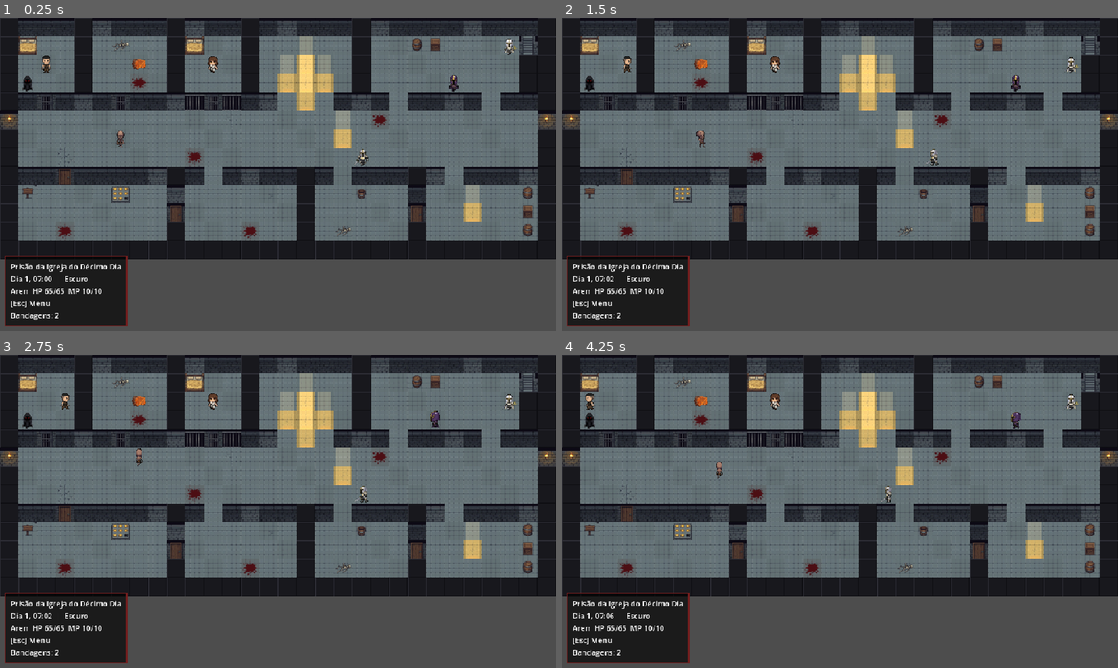
Above: before the commit, frames 1-4 (two rows, left to right).
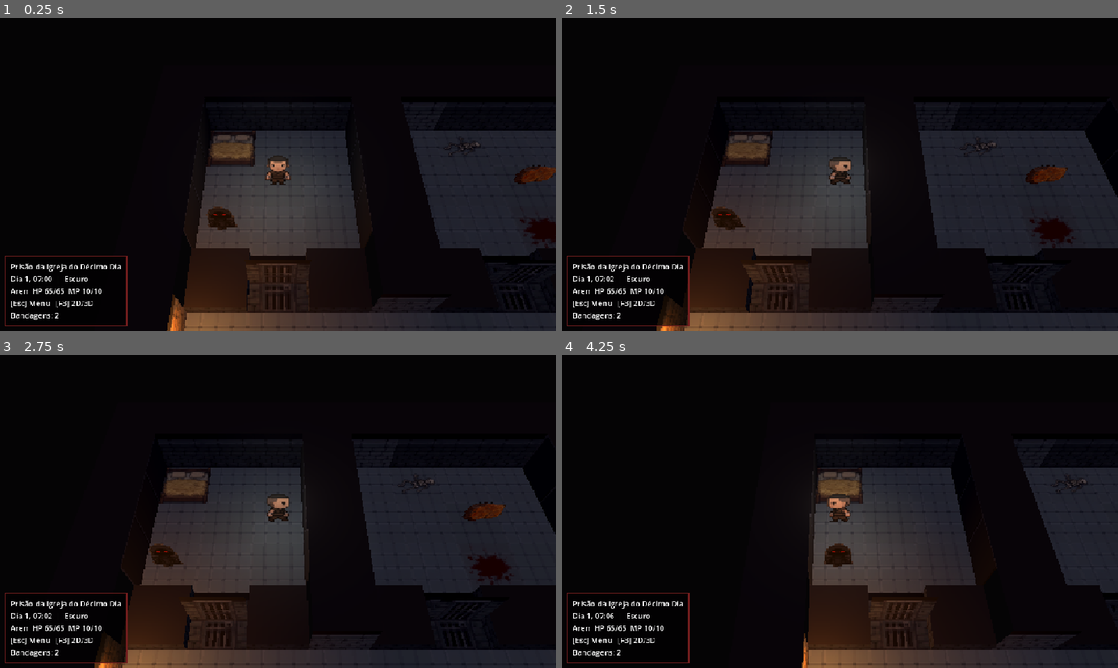
Above: after the commit, the same moments.

Repository: Mattos999/Aevorath-RPG
Game: Godot game, scene res://scenes/main.tscn
The game is run twice, just before and just after one commit, with the same random seed, the same clock (stepped at 60 frames per second) and the same inputs.
Inputs (mouse positions are in pixels of both pictures, inside the frame that each line leads up to):
- Up to frame 1 (0.25 s): no input
- Up to frame 2 (1.5 s): tap Enter at 0.5 s; move the mouse to (962, 158) at 0.52 s; hold Right (mover_direita) 0.53-1.25 s; tap Z (interagir) at 0.6 s; click (962, 158) at 0.67 s; drag from (728, 190) to (812, 237) at 1.27 s
- Up to frame 3 (2.75 s): tap Space at 2 s; move the mouse to (333, 442) at 2.02 s; hold Right (mover_direita) from 2.03 s (still down); tap Z (interagir) at 2.1 s; click (333, 442) at 2.17 s
- Up to frame 4 (4.25 s): release Right (mover_direita) at 2.75 s; tap Enter at 2.75 s; drag from (812, 574) to (673, 464) at 2.77 s; move the mouse to (1006, 558) at 3.52 s; hold Left (mover_esquerda) from 3.53 s (still down); tap Z (interagir) at 3.6 s; click (1006, 558) at 3.67 s

The runs differ from the first frame. In frame 1, 83% of the frame differs, in the area x 0-100%, y 0-100%; in frame 2, 82%; in frame 3, 82%; in frame 4, 83%.

Commit message:
Mapa em 3D: cenário montado do TileMap, sprites em pé, câmera inclinada e visual pixelado
- Visao3D monta paredes, chão, grades, tochas (luz) e feixes de sol a partir
  da grade do mapa pintado no editor; F3 alterna entre 2D e 3D
- Personagens e itens são cópias em Sprite3D dos Sprite2D do Mundo

Co-Authored-By: Claude Opus 5.5 <noreply@anthropic.com>
Claude-Session: https://claude.ai/code/session_01JfamrDqYGnh6nRSnpEDME8

Diff:
--- a/scripts/mundo/mundo.gd
+++ b/scripts/mundo/mundo.gd
@@ -24,6 +24,8 @@
 const LINHA_FOLHA := {Vector2i.DOWN: 0, Vector2i.LEFT: 1, Vector2i.RIGHT: 2, Vector2i.UP: 3}
 
 @export var cena_mapa: PackedScene = preload("res://scenes/mapas/prisao.tscn")
+## Mostra o mapa em 3D (F3 alterna com o 2D durante o jogo).
+@export var visao_3d := true
 
 var mapa: MapaCena
 var grade: Array[String] = []
@@ -56,6 +58,8 @@
 	_criar_feixes()
 	_criar_interface()
 	_atualizar_hud()
+	if visao_3d:
+		add_child(Visao3D.new(self))
 
 
 func _carregar_mapa() -> void:
@@ -237,7 +241,7 @@
 		elif membro.get("sangrando", false):
 			estado = "  (sangrando)"
 		linhas.append("%s  HP %d/%d  MP %d/%d%s" % [membro["nome"], hp, membro["hp"], mp, membro["mp"], estado])
-	linhas.append("[Esc] Menu")
+	linhas.append("[Esc] Menu   [F3] 2D/3D")
 	var itens := "Bandagens: %d" % Jogo.itens.get("bandagem", 0)
 	if Jogo.tem_pedra_solar():
 		itens += "   Pedra Solar: %d/%d" % [Jogo.pedras_solares[0], Jogo.CARGAS_PEDRA]
--- /dev/null
+++ b/scripts/mundo/visao_3d.gd
@@ -0,0 +1,316 @@
+class_name Visao3D
+extends CanvasLayer
+## Mostra o mapa do Mundo em 3D, com câmera inclinada e visual pixelado.
+## A lógica continua toda no Mundo (grade de letras e Sprite2D): esta camada
+## só monta o cenário a partir da grade e copia a posição e o quadro de cada
+## Sprite2D para um Sprite3D em pé no chão. F3 alterna entre 2D e 3D.
+##
+## O cenário sai do mesmo mapa pintado no editor (scenes/mapas/), então
+## pintar o TileMap 2D também muda o 3D.
+
+## Resolução real do 3D (a tela é ampliada 2x, o que dá o visual pixelado).
+const ENCOLHER := 2
+## Altura das paredes. Paredes com chão logo atrás (do lado da câmera)
+## ficam baixas para não esconder quem está atrás delas.
+const ALTURA_PAREDE := 1.0
+const ALTURA_PAREDE_FRENTE := 0.3
+## Câmera: distância acima e atrás do jogador.
+const CAMERA_ALTURA := 6.0
+const CAMERA_DISTANCIA := 4.2
+const PIXEL := 1.0 / 32.0
+## Letras que viram parede (bloco), grade/porta (placa fina) ou só chão.
+const PAREDES := "#T"
+const PLACAS := "|D"
+
+var mundo: Node2D
+var raiz: Node3D
+var camera: Camera3D
+var tela: SubViewportContainer
+var luz_ambiente: Environment
+## Sprite2D do Mundo -> Sprite3D que o representa.
+var copias: Dictionary = {}
+## Grade da última montagem, para refazer só as células que mudaram.
+var grade_montada: Array[String] = []
+## Vector2i -> Node3D da célula.
+var celulas: Dictionary = {}
+var materiais: Dictionary = {}
+var feixes: Array[Node3D] = []
+
+
+func _init(dono: Node2D) -> void:
+	mundo = dono
+	layer = -1
+
+
+func _ready() -> void:
+	tela = SubViewportContainer.new()
+	tela.set_anchors_preset(Control.PRESET_FULL_RECT)
+	tela.stretch = true
+	tela.stretch_shrink = ENCOLHER
+	tela.texture_filter = CanvasItem.TEXTURE_FILTER_NEAREST
+	tela.mouse_filter = Control.MOUSE_FILTER_IGNORE
+	add_child(tela)
+	var viewport := SubViewport.new()
+	viewport.canvas_item_default_texture_filter = Viewport.DEFAULT_CANVAS_ITEM_TEXTURE_FILTER_NEAREST
+	tela.add_child(viewport)
+	raiz = Node3D.new()
+	viewport.add_child(raiz)
+
+	var ambiente := WorldEnvironment.new()
+	luz_ambiente = Environment.new()
+	luz_ambiente.background_mode = Environment.BG_COLOR
+	luz_ambiente.background_color = Color(0.02, 0.015, 0.02)
+	luz_ambiente.ambient_light_source = Environment.AMBIENT_SOURCE_COLOR
+	luz_ambiente.ambient_light_color = Color(0.55, 0.5, 0.6)
+	luz_ambiente.ambient_light_energy = 0.45
+	ambiente.environment = luz_ambiente
+	raiz.add_child(ambiente)
+
+	camera = Camera3D.new()
+	camera.fov = 45
+	raiz.add_child(camera)
+
+	_montar_cenario()
+	_seguir_jogador(true)
+	ativar(true)
+
+
+func _unhandled_input(evento: InputEvent) -> void:
+	if evento is InputEventKey and evento.pressed and not evento.echo and evento.keycode == KEY_F3:
+		ativar(not visible)
+
+
+## Liga ou desliga o 3D (com ele desligado, o Mundo aparece em 2D como antes).
+func ativar(ligado: bool) -> void:
+	visible = ligado
+	for no in mundo.get_children():
+		if no is CanvasItem:
+			no.visible = not ligado
+	set_process(ligado)
+
+
+func _process(_delta: float) -> void:
+	if mundo.grade != grade_montada:
+		_atualizar_celulas()
+	_copiar_sprites()
+	_seguir_jogador(false)
+	var dia: bool = Jogo.eh_dia()
+	for feixe in feixes:
+		feixe.get_child(0).light_color = Color(1.0, 0.85, 0.55) if dia else Color(0.55, 0.65, 1.0)
+
+
+# ---------------------------------------------------------------- Cenário
+
+func _montar_cenario() -> void:
+	grade_montada = mundo.grade.duplicate()
+	for y in grade_montada.size():
+		for x in grade_montada[y].length():
+			_montar_celula(Vector2i(x, y))
+
+
+func _atualizar_celulas() -> void:
+	var nova: Array[String] = mundo.grade.duplicate()
+	for y in nova.size():
+		for x in nova[y].length():
+			if y >= grade_montada.size() or x >= grade_montada[y].length() or nova[y][x] != grade_montada[y][x]:
+				var pos := Vector2i(x, y)
+				if celulas.has(pos):
+					celulas[pos].queue_free()
+					celulas.erase(pos)
+				grade_montada = nova
+				_montar_celula(pos)
+	grade_montada = nova
+
+
+func _letra(pos: Vector2i) -> String:
+	if pos.y < 0 or pos.y >= grade_montada.size() or pos.x < 0 or pos.x >= grade_montada[pos.y].length():
+		return "#"
+	return grade_montada[pos.y][pos.x]
+
+
+func _montar_celula(pos: Vector2i) -> void:
+	var letra := _letra(pos)
+	var no := Node3D.new()
+	no.position = Vector3(pos.x, 0, pos.y)
+	raiz.add_child(no)
+	celulas[pos] = no
+	var textura := _textura_da_celula(pos)
+	if letra in PAREDES:
+		var frente := not _letra(pos + Vector2i.UP) in PAREDES
+		var altura := ALTURA_PAREDE_FRENTE if frente else ALTURA_PAREDE
+		if _tudo_parede_em_volta(pos):
+			_quad(no, "topo", Vector3(0.5, altura, 0.5), Vector3(-90, 0, 0), Vector2(1, 1))
+			return
+		_quad(no, "topo", Vector3(0.5, altura, 0.5), Vector3(-90, 0, 0), Vector2(1, 1))
+		for lado in [Vector2i.DOWN, Vector2i.LEFT, Vector2i.RIGHT, Vector2i.UP]:
+			if not _letra(pos + lado) in PAREDES:
+				_face(no, textura, lado, altura)
+		if letra == "T":
+			for lado in [Vector2i.DOWN, Vector2i.LEFT, Vector2i.RIGHT, Vector2i.UP]:
+				if not _letra(pos + lado) in PAREDES:
+					var tocha := OmniLight3D.new()
+					tocha.light_color = Color(1.0, 0.6, 0.25)
+					tocha.light_energy = 1.6
+					tocha.omni_range = 4.5
+					tocha.position = Vector3(0.5 + lado.x * 0.7, 0.8, 0.5 + lado.y * 0.7)
+					no.add_child(tocha)
+					break
+		return
+	_quad(no, textura, Vector3(0.5, 0, 0.5), Vector3(-90, 0, 0), Vector2(1, 1))
+	if letra in PLACAS:
+		# Grade e porta de cela: uma placa fina em pé no meio da célula.
+		var deitada := _letra(pos + Vector2i.LEFT) in PAREDES + PLACAS and _letra(pos + Vector2i.RIGHT) in PAREDES + PLACAS
+		var placa := Node3D.new()
+		placa.position = Vector3(0.5, 0, 0.5)
+		placa.rotation_degrees.y = 0 if deitada else 90
+		no.add_child(placa)
+		for giro in [0, 180]:
+			_quad(placa, textura, Vector3(0, 0.5, 0), Vector3(0, giro, 0), Vector2(1, 1))
+	elif letra == "*":
+		var feixe := Node3D.new()
+		var luz := SpotLight3D.new()
+		luz.position = Vector3(0.5, 4, 0.5)
+		luz.rotation_degrees.x = -90
+		luz.spot_range = 6
+		luz.spot_angle = 11
+		luz.light_energy = 2.0
+		feixe.add_child(luz)
+		no.add_child(feixe)
+		feixes.append(feixe)
+		# Coluna de luz: caixas vizinhas se juntam num feixe só.
+		var brilho := MeshInstance3D.new()
+		var coluna := BoxMesh.new()
+		coluna.size = Vector3(1, 3, 1)
+		brilho.mesh = coluna
+		brilho.position = Vector3(0.5, 1.5, 0.5)
+		var material := StandardMaterial3D.new()
+		material.shading_mode = BaseMaterial3D.SHADING_MODE_UNSHADED
+		material.transparency = BaseMaterial3D.TRANSPARENCY_ALPHA
+		material.blend_mode = BaseMaterial3D.BLEND_MODE_ADD
+		material.albedo_color = Color(1.0, 0.85, 0.5, 0.035)
+		material.cull_mode = BaseMaterial3D.CULL_DISABLED
+		brilho.material_override = material
+		no.add_child(brilho)
+
+
+func _tudo_parede_em_volta(pos: Vector2i) -> bool:
+	for lado in [Vector2i.DOWN, Vector2i.LEFT, Vector2i.RIGHT, Vector2i.UP]:
+		if not _letra(pos + lado) in PAREDES:
+			return false
+	return true
+
+
+## Face vertical da parede virada para `lado`.
+func _face(no: Node3D, textura: String, lado: Vector2i, altura: float) -> void:
+	var centro := Vector3(0.5 + lado.x * 0.5, altura / 2, 0.5 + lado.y * 0.5)
+	var giro: int = {Vector2i.DOWN: 0, Vector2i.RIGHT: 90, Vector2i.UP: 180, Vector2i.LEFT: -90}[lado]
+	_quad(no, textura, centro, Vector3(0, giro, 0), Vector2(1, altura))
+
+
+func _quad(no: Node3D, textura: String, pos: Vector3, giro: Vector3, tamanho: Vector2) -> void:
+	var malha := MeshInstance3D.new()
+	var quad := QuadMesh.new()
+	quad.size = tamanho
+	malha.mesh = quad
+	malha.position = pos
+	malha.rotation_degrees = giro
+	malha.material_override = _material(textura, tamanho.y)
+	no.add_child(malha)
+
+
+func _material(chave: String, altura := 1.0) -> StandardMaterial3D:
+	var id := "%s@%.2f" % [chave, altura]
+	if materiais.has(id):
+		return materiais[id]
+	var material := StandardMaterial3D.new()
+	material.texture_filter = BaseMaterial3D.TEXTURE_FILTER_NEAREST
+	material.roughness = 1.0
+	if chave == "topo":
+		material.albedo_color = Color(0.16, 0.14, 0.15)
+	else:
+		material.albedo_texture = _atlas(chave)
+		# Paredes baixas mostram só a parte de baixo da textura.
+		material.uv1_scale = Vector3(1, altura, 1)
+		material.uv1_offset = Vector3(0, 1.0 - altura, 0)
+	materiais[id] = material
+	return material
+
+
+## Textura de uma célula do TileMap do terreno ("fonte:x:y").
+func _textura_da_celula(pos: Vector2i) -> String:
+	var terreno: TileMapLayer = mundo.mapa.terreno
+	var fonte := terreno.get_cell_source_id(pos)
+	if fonte < 0:
+		return "topo"
+	var coords := terreno.get_cell_atlas_coords(pos)
+	return "%d:%d:%d" % [fonte, coords.x, coords.y]
+
+
+var _texturas: Dictionary = {}
+
+
+func _atlas(chave: String) -> Texture2D:
+	if _texturas.has(chave):
+		return _texturas[chave]
+	var partes := chave.split(":")
+	var fonte := mundo.mapa.terreno.tile_set.get_source(int(partes[0])) as TileSetAtlasSource
+	var coords := Vector2i(int(partes[1]), int(partes[2]))
+	var imagem := fonte.texture.get_image().get_region(fonte.get_tile_texture_region(coords))
+	var textura := ImageTexture.create_from_image(imagem)
+	_texturas[chave] = textura
+	return textura
+
+
+# ---------------------------------------------------------------- Personagens
+
+func _copiar_sprites() -> void:
+	var vistos := {}
+	for no in mundo.get_children():
+		if not no is Sprite2D or no.is_queued_for_deletion():
+			continue
+		var s: Sprite2D = no
+		vistos[s] = true
+		if not copias.has(s):
+			copias[s] = _criar_copia(s)
+		var c: Sprite3D = copias[s]
+		c.texture = s.texture
+		c.hframes = s.hframes
+		c.vframes = s.vframes
+		c.frame = s.frame
+		c.flip_h = s.flip_h
+		var retangulo := s.get_rect()
+		var centro := s.position + retangulo.get_center()
+		var altura := retangulo.size.y * PIXEL
+		c.position = Vector3(centro.x * PIXEL, altura / 2, centro.y * PIXEL)
+	for s in copias.keys():
+		if not vistos.has(s):
+			copias[s].queue_free()
+			copias.erase(s)
+
+
+func _criar_copia(s: Sprite2D) -> Sprite3D:
+	var c := Sprite3D.new()
+	c.pixel_size = PIXEL
+	c.billboard = BaseMaterial3D.BILLBOARD_FIXED_Y
+	c.texture_filter = BaseMaterial3D.TEXTURE_FILTER_NEAREST
+	c.alpha_cut = SpriteBase3D.ALPHA_CUT_DISCARD
+	c.shaded = true
+	if s == mundo.jogador:
+		# Uma luz fraca em volta do jogador, para ele não sumir no escuro.
+		var luz := OmniLight3D.new()
+		luz.light_color = Color(0.8, 0.75, 0.7)
+		luz.light_energy = 0.5
+		luz.omni_range = 2.5
+		luz.position = Vector3(0, 0.6, 0.3)
+		c.add_child(luz)
+	raiz.add_child(c)
+	return c
+
+
+func _seguir_jogador(na_hora: bool) -> void:
+	var j: Sprite2D = mundo.jogador
+	var centro := (j.position + j.get_rect().get_center()) * PIXEL
+	var alvo := Vector3(centro.x, 0.4, centro.y)
+	var destino := alvo + Vector3(0, CAMERA_ALTURA, CAMERA_DISTANCIA)
+	camera.position = destino if na_hora else camera.position.lerp(destino, 0.15)
+	camera.look_at(camera.position - Vector3(0, CAMERA_ALTURA, CAMERA_DISTANCIA))
Not shown, added: scripts/mundo/visao_3d.gd.uid
